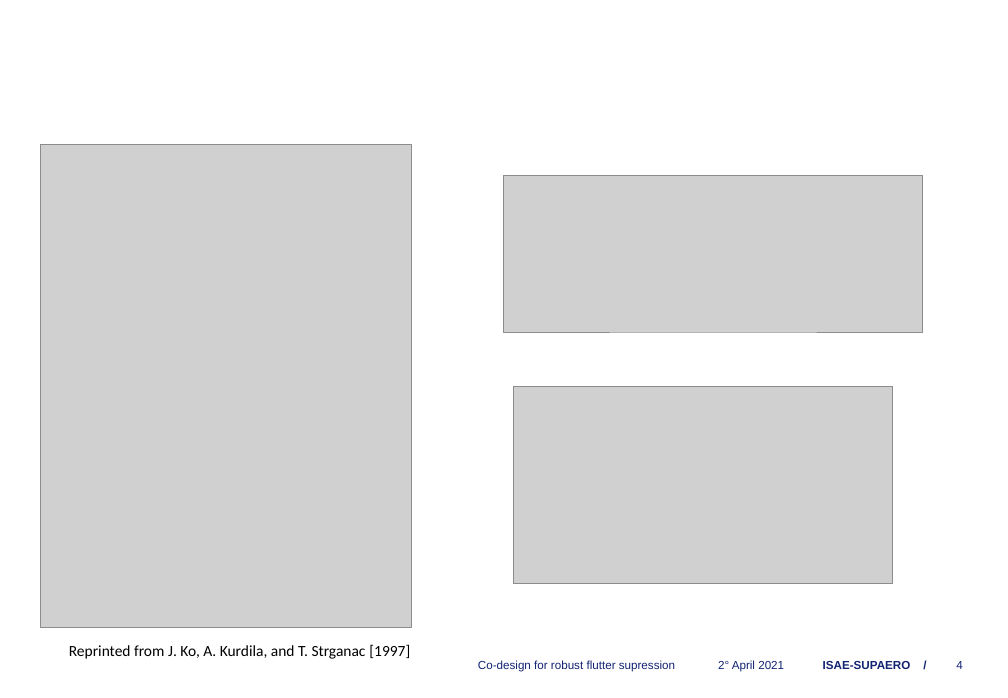
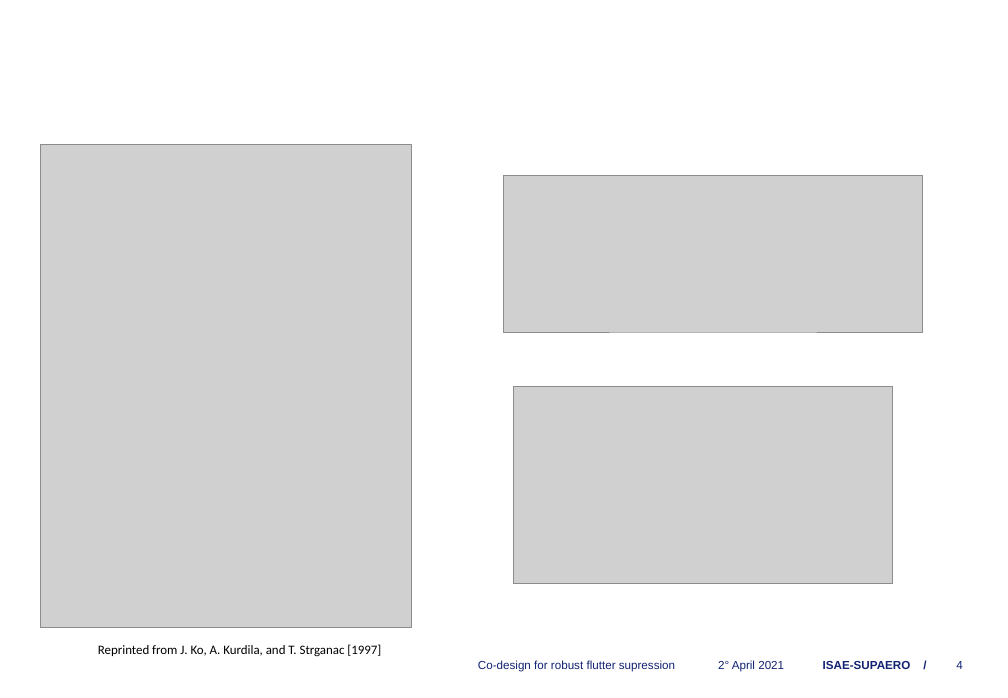
Before and after one commit to mid2SUPAERO/RP_PilarTagliero, a slide deck: slide 4 of 3. Presentation/Presentation.pptx. Drawn at 1008x698 pixels with LibreOffice and Linux fonts; fonts in the diff are those of the drawing; grey boxes stand for pictures; background and template pictures are left out. Boxes give left, top, right and bottom in pixels: in the first picture for what was removed or moved away, otherwise in the second. Text is boxed around its words. In the diff, an @@ line names an element or a change of style, - is before the commit and + after.

```diff
--- a/3. Presentation/Presentation.pptx
+++ b/3. Presentation/Presentation.pptx
@@ text "Reprinted from J. Ko, A. ..." at (98, 644, 381, 657): size 12 to 10 pt @@
```
Also in this commit, not shown: 1 other slide changed.
